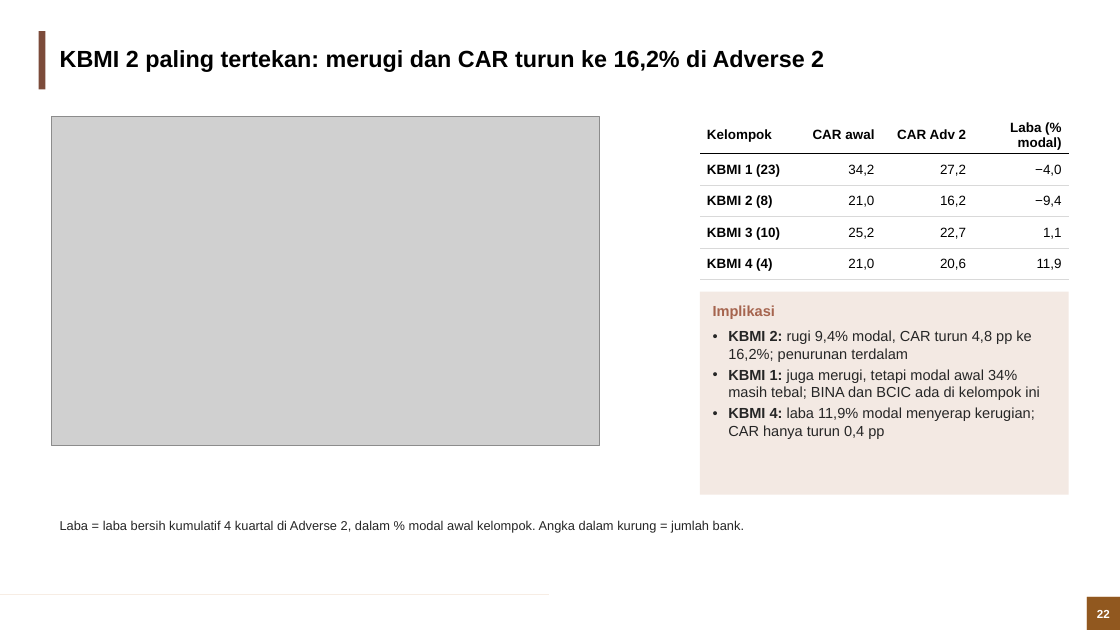
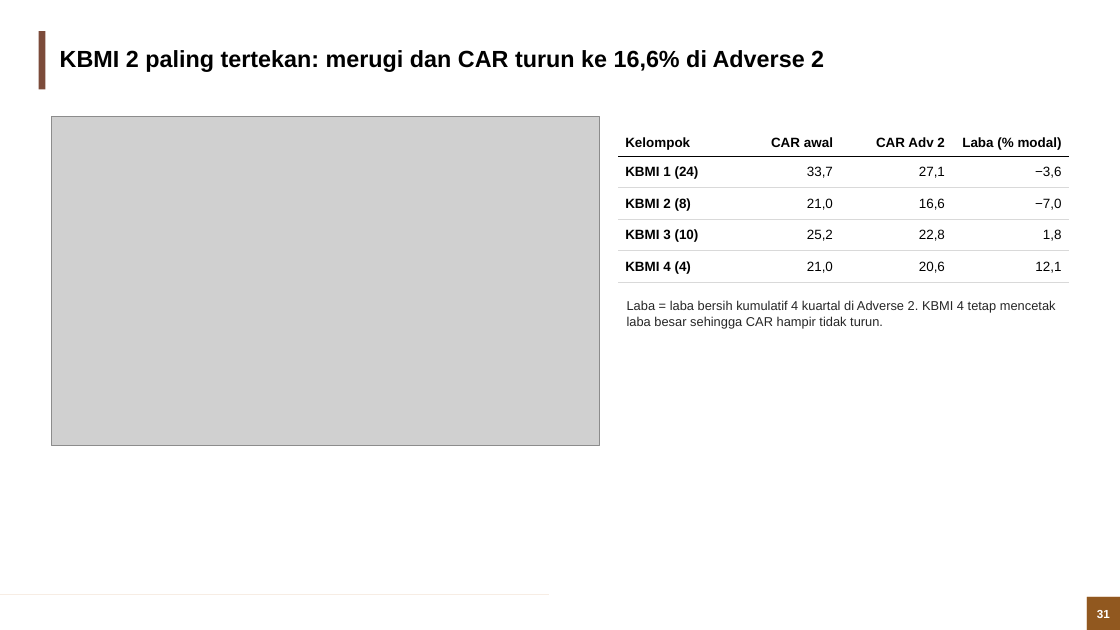
Before and after one commit to muhamadhaikal128/banking-stress-test, a slide deck: slide 31 of Banking Stress Test (Solvency).pptx (slide 22 before the commit). Drawn at 1120x630 pixels with LibreOffice and Linux fonts; fonts in the diff are those of the drawing; grey boxes stand for pictures; background and template pictures are left out. Boxes give left, top, right and bottom in pixels: in the first picture for what was removed or moved away, otherwise in the second. Text is boxed around its words. In the diff, an @@ line names an element or a change of style, - is before the commit and + after.

```diff
--- a/Banking Stress Test (Solvency).pptx
+++ b/Banking Stress Test (Solvency).pptx
@@ title at bbox=[60, 50, 824, 72]: text changed @@
-KBMI 2 paling tertekan: merugi dan CAR turun ke 16,2% di Adverse 2
+KBMI 2 paling tertekan: merugi dan CAR turun ke 16,6% di Adverse 2
@@ table at bbox=[618, 129, 1069, 471] @@
-row 2: KBMI 1 (23) | 34,2 | 27,2 | −4,0
+row 2: KBMI 1 (24) | 33,7 | 27,1 | −3,6
-row 3, column 3: 16,2
+row 3, column 3: 16,6
-row 3, column 4: −9,4
+row 3, column 4: −7,0
-row 4, column 3: 22,7
+row 4, column 3: 22,8
-row 4, column 4: 1,1
+row 4, column 4: 1,8
-row 5, column 4: 11,9
+row 5, column 4: 12,1
@@ table: place and size @@
-table at bbox=[700, 117, 1069, 282]
+table at bbox=[618, 129, 1069, 471]
@@ rectangle removed at bbox=[700, 292, 1069, 495] @@
-Implikasi
-• KBMI 2: rugi 9,4% modal, CAR turun 4,8 pp ke 16,2%; penurunan terdalam
-• KBMI 1: juga merugi, tetapi modal awal 34% masih tebal; BINA dan BCIC ada di kelompok ini
-• KBMI 4: laba 11,9% modal menyerap kerugian; CAR hanya turun 0,4 pp
@@ text at bbox=[627, 300, 1056, 329]: text changed @@
-Laba = laba bersih kumulatif 4 kuartal di Adverse 2, dalam % modal awal kelompok. Angka dalam kurung = jumlah bank.
+Laba = laba bersih kumulatif 4 kuartal di Adverse 2. KBMI 4 tetap mencetak laba besar sehingga CAR hampir tidak turun.
@@ page number at bbox=[1097, 610, 1110, 618]: text changed @@
-22
+31
```
Also in this commit, not shown: 29 other slides changed, 10 slides added, 3 slides removed, 58 other files.
